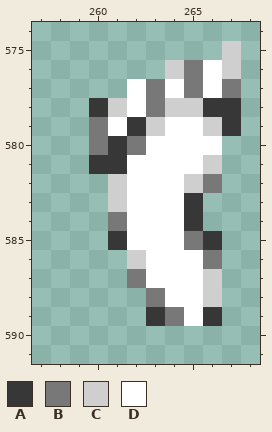
Pixel-art file: aseprite/footprint_path.aseprite. This is how it looked before the edit.
368x672 pixels, 1 frame. Colours within 5 levels of each other are drawn and written as one. Shown: x 257..268, y 574..591. The commit also changed other parts of the picture, which this record leaves out.
Visible layers, top first: "Layer 1", "Flattened".
Palette (. is transparent): A #383737  B #787878  C #cfcfcf  D #ffffff
Pixels before, first column x 260:
575 .......C
576 ....CBDC
577 ..DBDBDB
578 ACDBCCAA
579 BDACDDCA
580 BABDDDD.
581 AADDDDC.
582 .CDDDCB.
583 .CDDDA..
584 .BDDDA..
585 .ADDDBA.
586 ..CDDDB.
587 ..BDDDC.
588 ...BDDC.
589 ...ABDA.
The result:
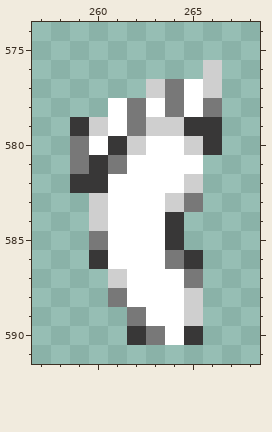
Changes in this commit:
{"where": "layer \"Flattened\""}
{"y":575,"x":267,"old":"C","new":"."}
{"y":576,"x":264,"old":"CBDC","new":"..C."}
{"y":577,"x":262,"old":"DBDBDB","new":".CBDC."}
{"y":578,"x":260,"old":"ACDBCCAA","new":".DBDBDB."}
{"y":579,"x":259,"old":".B","new":"AC"}
{"y":579,"x":262,"old":"A","new":"B"}
{"y":579,"x":264,"old":"DDCA","new":"CAA."}
{"y":580,"x":259,"old":".B","new":"BD"}
{"y":580,"x":262,"old":"B","new":"C"}
{"y":580,"x":265,"old":"DD","new":"CA"}
{"y":581,"x":259,"old":".","new":"B"}
{"y":581,"x":261,"old":"A","new":"B"}
{"y":581,"x":266,"old":"C","new":"."}
{"y":582,"x":259,"old":"..C","new":"AAD"}
{"y":582,"x":266,"old":"B","new":"."}
{"y":583,"x":260,"old":".C","new":"CD"}
{"y":583,"x":264,"old":"DA","new":"CB"}
{"y":584,"x":260,"old":".B","new":"CD"}
{"y":584,"x":264,"old":"DA","new":"A."}
{"y":585,"x":260,"old":".A","new":"BD"}
{"y":585,"x":264,"old":"DBA","new":"A.."}
{"y":586,"x":260,"old":"..C","new":"ADD"}
{"y":586,"x":264,"old":"DDB","new":"BA."}
{"y":587,"x":261,"old":".B","new":"CD"}
{"y":587,"x":265,"old":"DC","new":"B."}
{"y":588,"x":261,"old":"..B","new":"BDD"}
{"y":588,"x":265,"old":"DC","new":"C."}
{"y":589,"x":262,"old":".ABDA","new":"BDDC."}
{"y":590,"x":262,"old":"....","new":"ABDA"}
{"label":"changed","picture_box":[70,41,241,345]}
